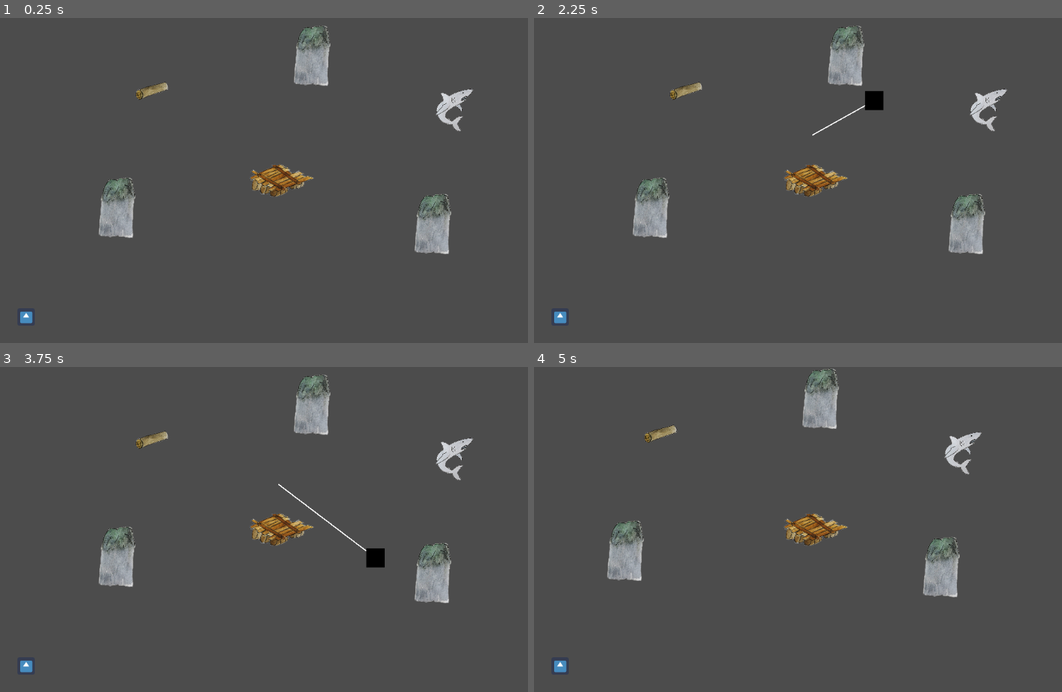
Above: before the commit, frames 1-4 (two rows, left to right).
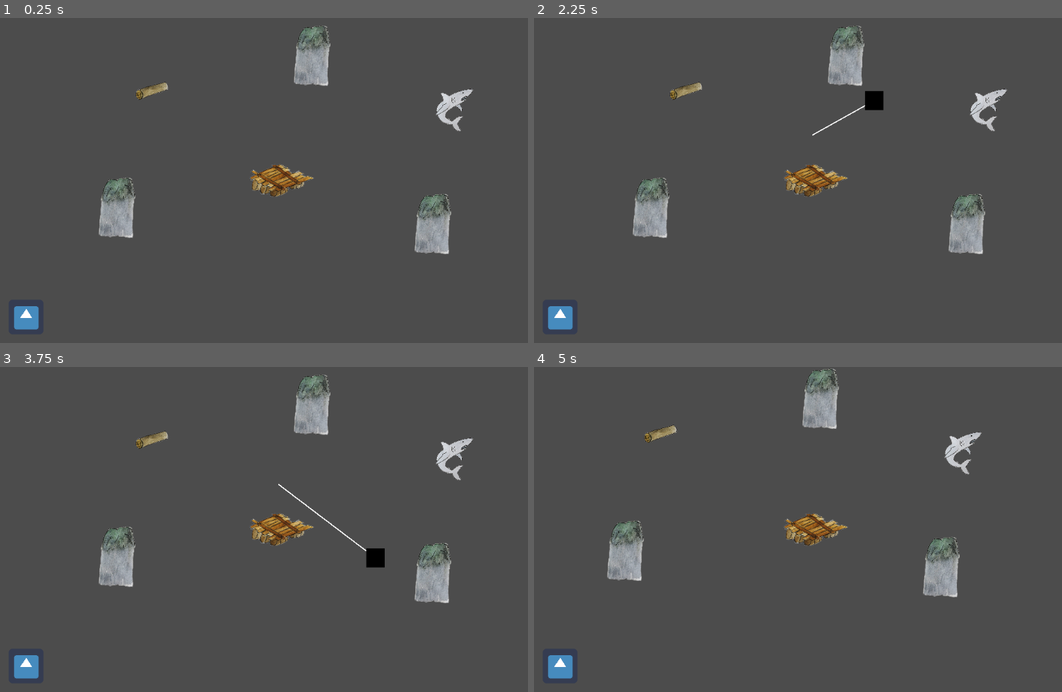
Above: after the commit, the same moments.

Repository: surgura/kwok5
Game: Godot game, scene res://world.tscn
Two runs of this game, one before a commit and one after it. Both use one fixed random seed, a clock stepped at 60 frames per second and the inputs below. The engine's default icon, where the game draws it, is replaced by a stand-in: a white triangle on a blue panel in a dark square.
Inputs (mouse positions are in pixels of both pictures, inside the frame that each line leads up to):
- Up to frame 1 (0.25 s): no input
- Up to frame 2 (2.25 s): tap Enter at 0.5 s; move the mouse to (935, 164) at 0.52 s; click (935, 164) at 0.6 s; move the mouse to (702, 196) at 1.27 s; click (702, 196) at 1.35 s; tap Space at 2 s; move the mouse to (866, 109) at 2.02 s; click (866, 109) at 2.1 s
- Up to frame 3 (3.75 s): move the mouse to (248, 594) at 2.77 s; click (248, 594) at 2.85 s; tap Enter at 3.5 s; move the mouse to (443, 578) at 3.52 s; click (443, 578) at 3.6 s
- Up to frame 4 (5 s): move the mouse to (644, 480) at 4.27 s; click (644, 480) at 4.35 s

The runs differ from the first frame. In frame 1, 0.3% of the frame differs, in the area x 2-8%, y 88-96%; in frame 2, 0.3%; in frame 3, 0.3%; in frame 4, 0.3%.

Commit message:
Now shows items in GUI

Diff:
--- a/godot/inventory/models/ExampleItemModel.gd
+++ b/godot/inventory/models/ExampleItemModel.gd
@@ -2,6 +2,3 @@
 
 func _init():
 	.init("ExampleItem", 10, 10, true, 1, 1)
-
-func _draw():
-	region_rect.size.y = 32
--- a/godot/inventory/models/ItemModel.gd
+++ b/godot/inventory/models/ItemModel.gd
@@ -11,7 +11,7 @@
 var is_destructible: bool
 var priority: int
 
-const ICON_SIZE: int = 32
+const ICON_SIZE: int = 64
 
 # Decreases durability
 # Returns excessive damage
--- a/godot/inventory/models/wooden_plank.gd
+++ b/godot/inventory/models/wooden_plank.gd
@@ -2,6 +2,3 @@
 
 func _init():
 	.init("wooden_plank", 10, 10, true, 1, 1)
-
-func _draw():
-	region_rect.size.y = 32
--- a/godot/inventory/scenes/wooden_plank.tscn
+++ b/godot/inventory/scenes/wooden_plank.tscn
@@ -1,6 +1,6 @@
 [gd_scene load_steps=3 format=2]
 
-[ext_resource path="res://images/wooden_plank.jpg" type="Texture" id=1]
+[ext_resource path="res://images/trunk01.png" type="Texture" id=1]
 [ext_resource path="res://inventory/models/wooden_plank.gd" type="Script" id=2]
 
 [node name="Sprite" type="Sprite"]
--- a/godot/inventory/services/InventoryService.gd
+++ b/godot/inventory/services/InventoryService.gd
@@ -1,7 +1,7 @@
 extends Control
 
-const ICON_SIZE: int = 32
-const ITEMS_OFFSET: Vector2 = Vector2(32, 32)
+const ICON_SIZE: int = 64
+const ITEMS_OFFSET: Vector2 = Vector2(16, 16)
 
 var item_map = {
 	"ExampleItem": preload("res://inventory/scenes/ExampleItemScene.tscn"),
@@ -17,6 +17,15 @@
 	add_item("ExampleItem")
 	#take_damage(31)
 	output()
+
+func _process(delta):
+	var screen_size: Vector2 = get_viewport().size
+	var bottom_offset: int = 0
+	for i in range(len(items)-1, -1, -1):
+		items[i].position.y = screen_size.y - ICON_SIZE/2 - int(ITEMS_OFFSET.y) - bottom_offset
+		items[i].position.x = int(ITEMS_OFFSET.x) + ICON_SIZE/2
+		bottom_offset += ICON_SIZE
+		#region_rect.size.y = 32
 
 # Reduces durability
 func take_damage(damage: float):
@@ -96,10 +105,3 @@
 		+ "\nDURABILITY: " + str(items[i].durability_current)
 		+ "\nQUANTITY:   " + str(items[i].quantity)
 		)
-
-func _draw():
-	var screen_size: Vector2 = get_viewport().size
-	var bottom_offset: int = 0
-	for item in items:
-		item.position.y = screen_size.y - ICON_SIZE/2 - int(ITEMS_OFFSET.y) - bottom_offset
-		item.position.x = int(ITEMS_OFFSET.x) + ICON_SIZE/2
